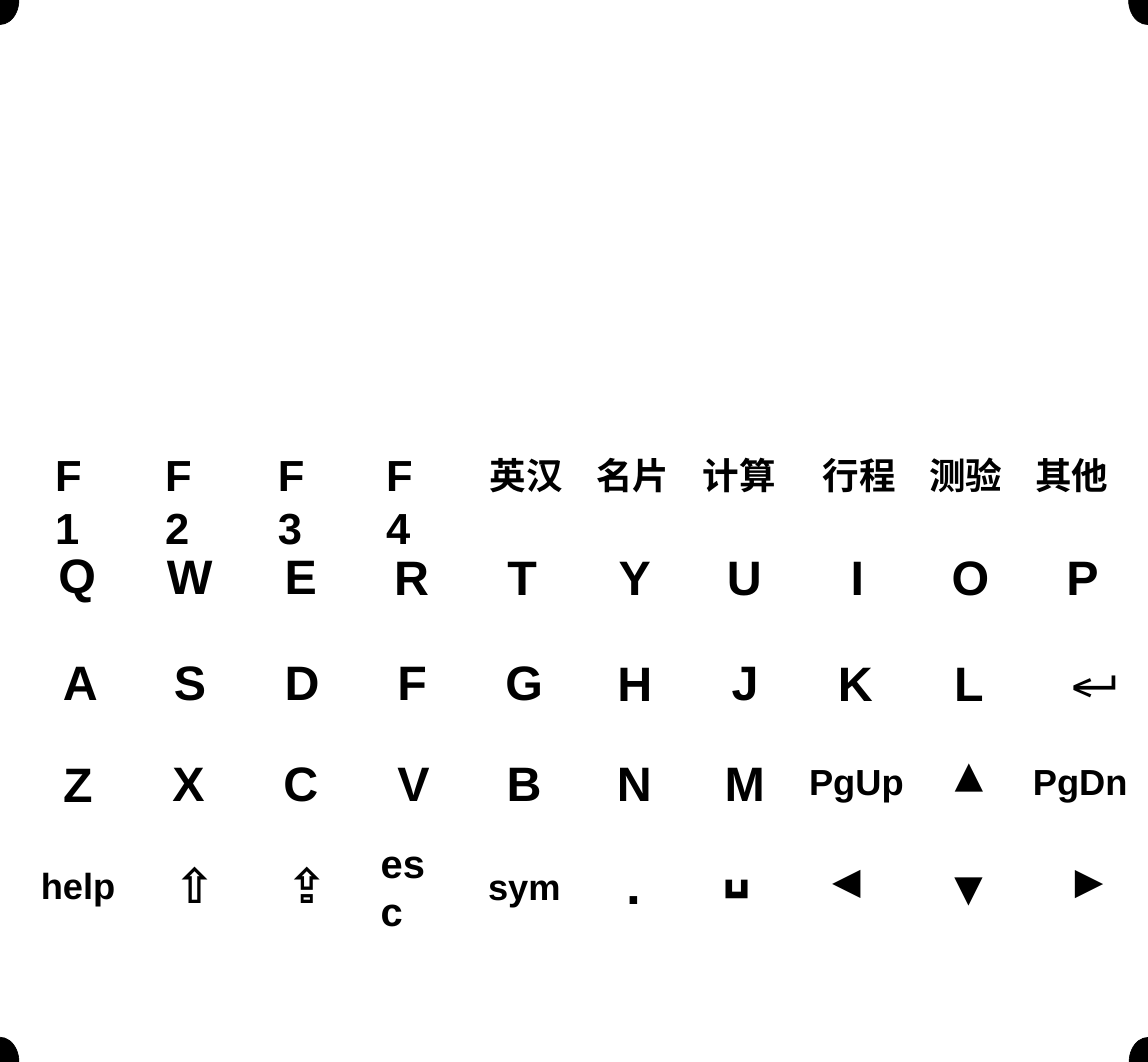
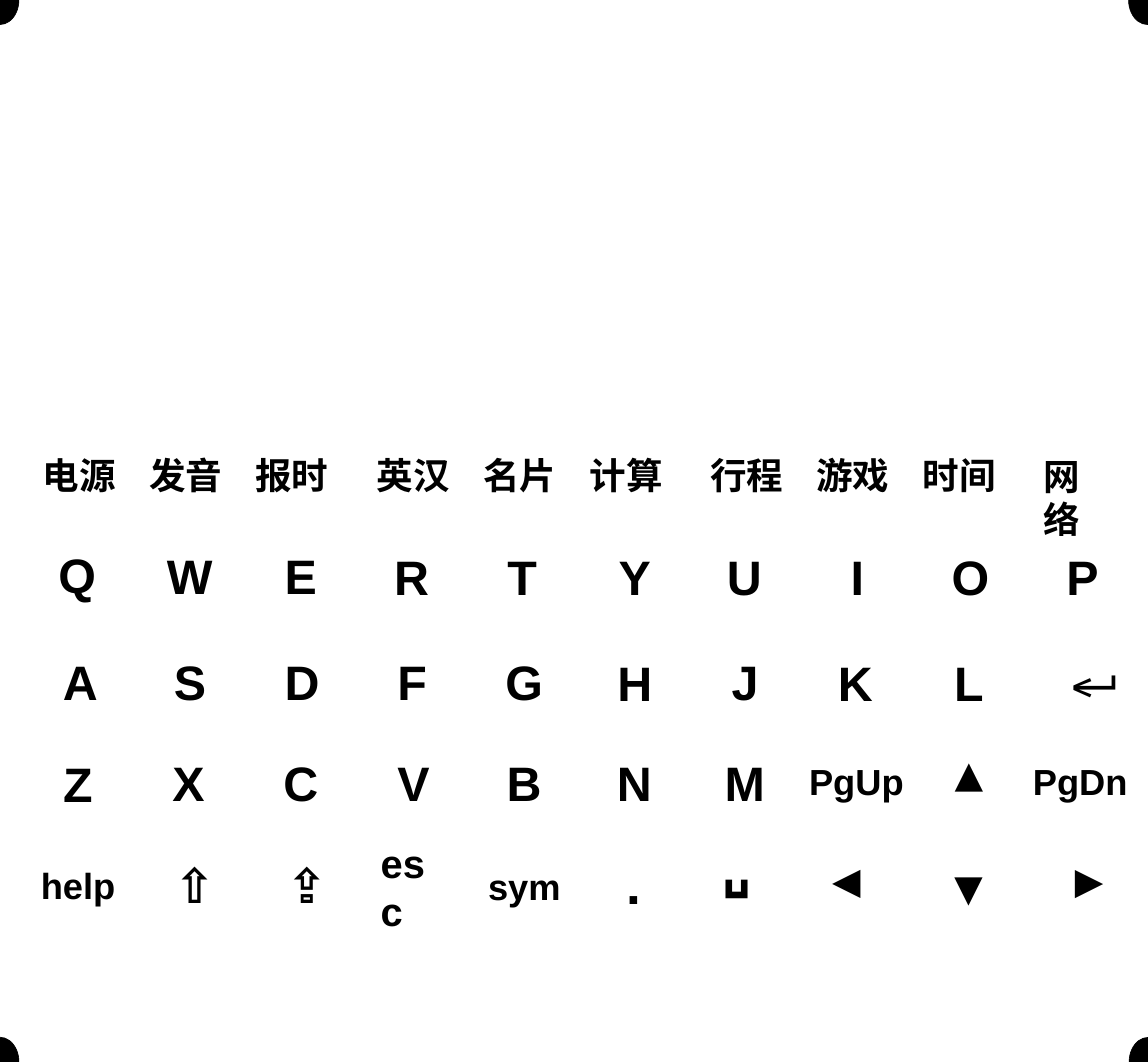
Before and after one commit to eggfly/CloveCardComputer, a slide deck: slide 1 of CloveV2/62x67.pptx. Drawn at 1148x1062 pixels with LibreOffice and Linux fonts; fonts in the diff are those of the drawing; background and template pictures are left out. Boxes give left, top, right and bottom in pixels: in the first picture for what was removed or moved away, otherwise in the second. Text is boxed around its words. In the diff, an @@ line names an element or a change of style, - is before the commit and + after.

```diff
--- a/CloveV2/62x67.pptx
+++ b/CloveV2/62x67.pptx
@@ text removed at <box>51,446,110,504</box> @@
-F1
@@ text removed at <box>161,446,220,504</box> @@
-F2
@@ text removed at <box>273,446,332,504</box> @@
-F3
@@ text removed at <box>382,446,441,504</box> @@
-F4
@@ text added at <box>43,457,328,493</box>, 60.5 pt, text #000000, bold @@
+电源 发音 报时
@@ text "英汉 名片 计算": place and size @@
-text "英汉 名片 计算" at <box>490,457,776,493</box>
+text "英汉 名片 计算" at <box>377,457,662,493</box>
@@ text at <box>710,457,996,493</box>: text changed @@
-行程 测验 其他
+行程 游戏 时间
@@ text added at <box>1043,461,1080,536</box>, 60.5 pt, text #000000, bold @@
+网络
```
Also in this commit, not shown: 2 other files.
